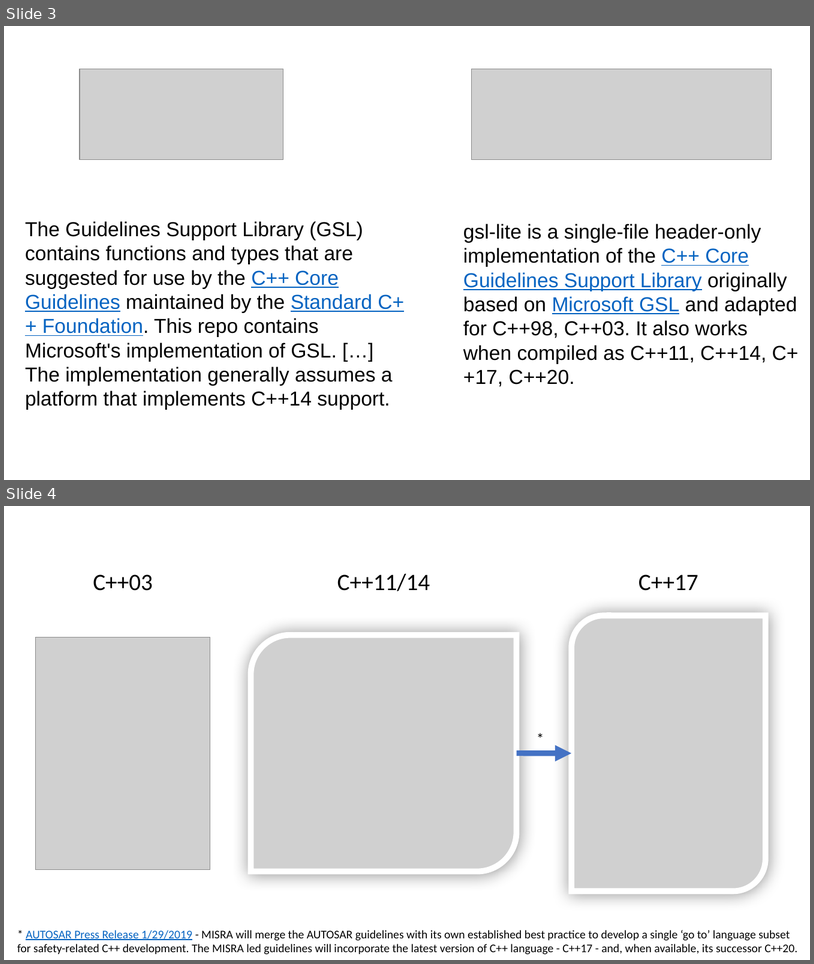
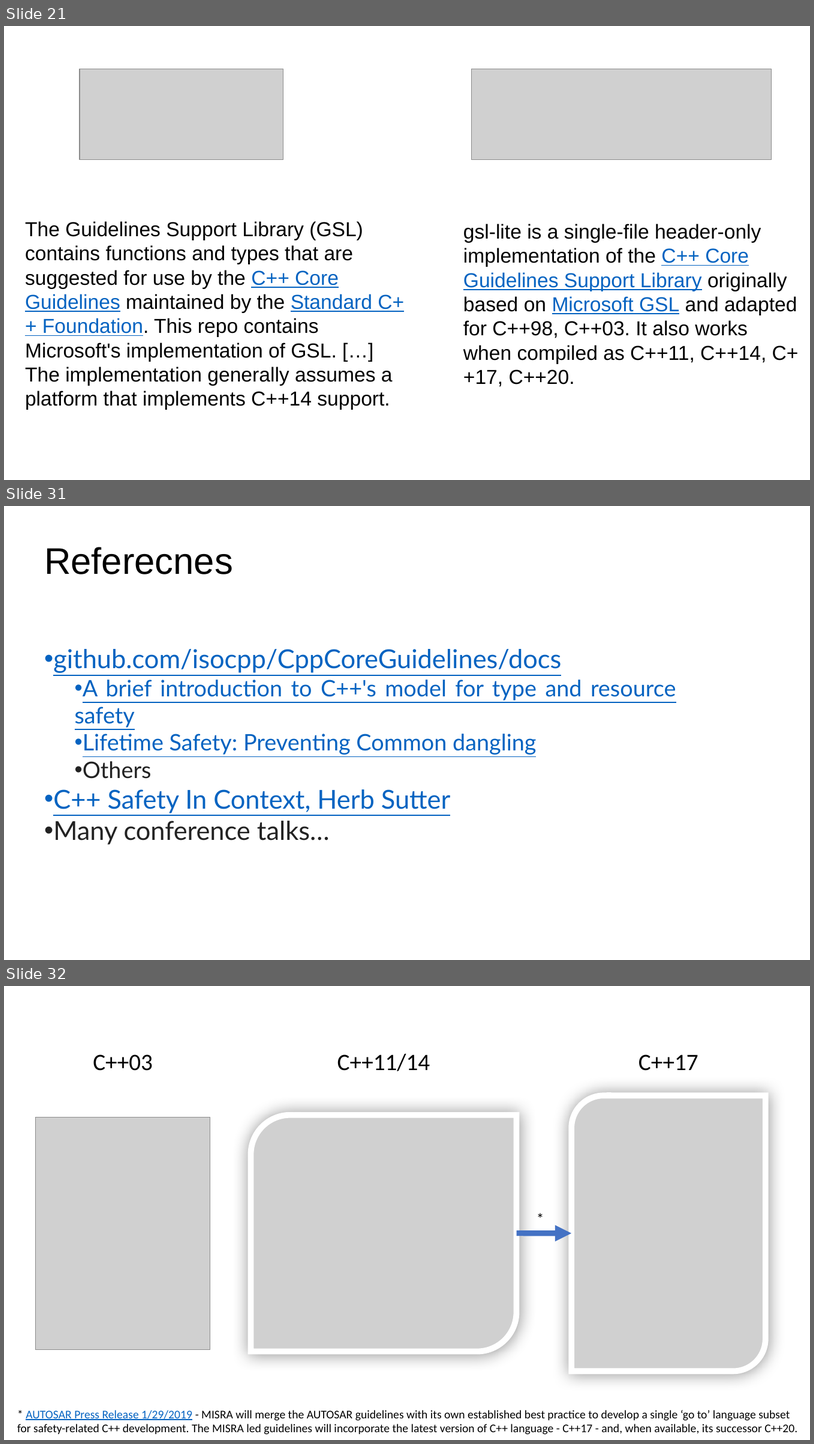
Before and after one commit to LongArmMcGee/cpp-safety, a slide deck: images/safe_cpp_graphics.pptx. Shown one above the other, each under a label of ours: slides 3 and 4 before the commit, slides 21, 31 and 32 after it; the slides between them are not shown. The pictures are 814x964 and 814x1444 pixels, drawn with LibreOffice and Linux fonts; fonts in the diff are those of the drawing; grey boxes stand for pictures. Boxes give left, top, right and bottom in pixels: in the first picture for what was removed or moved away, otherwise in the second. Text is boxed around its words. In the diff, an @@ line names an element or a change of style, - is before the commit and + after.

```diff
--- a/images/safe_cpp_graphics.pptx
+++ b/images/safe_cpp_graphics.pptx
@@ slide 31 added at (4,506,810,960), background #FFFFFF @@
@@ title added at (44,547,233,574), 44 pt, text #000000 @@
+Referecnes
@@ subtitle added at (53,649,677,844), 27 pt, text #0563C1, underline @@
+• github.com/isocpp/CppCoreGuidelines/docs
+  • A brief introduction to C++'s model for type and resource safety
+  • Lifetime Safety: Preventing Common dangling
+  • Others
+• C++ Safety In Context, Herb Sutter
+• Many conference talks…
@@ what was slide 3 is now slide 21 @@
@@ what was slide 4 is now slide 32 @@
```
Also in this commit, not shown: 29 other slides added.
